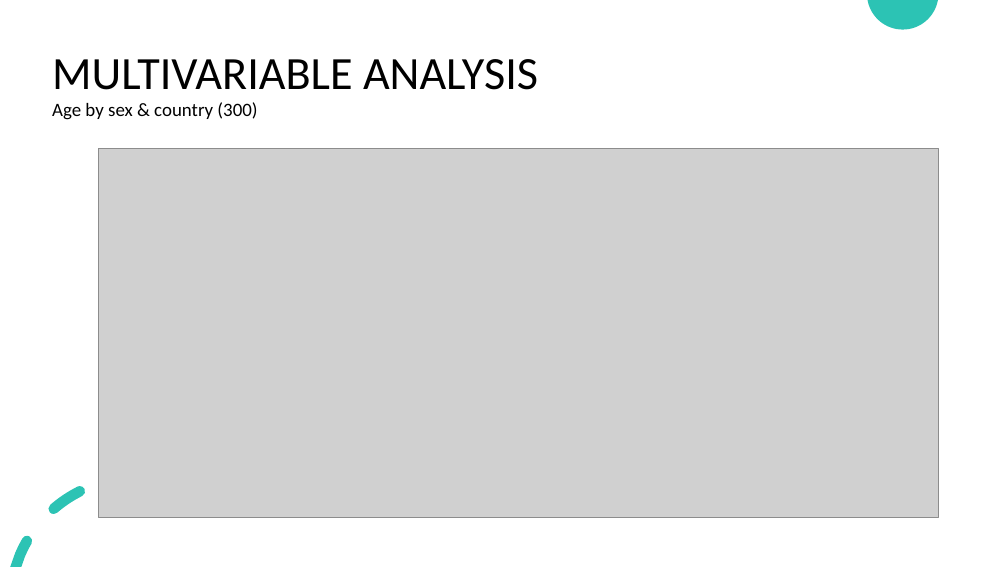
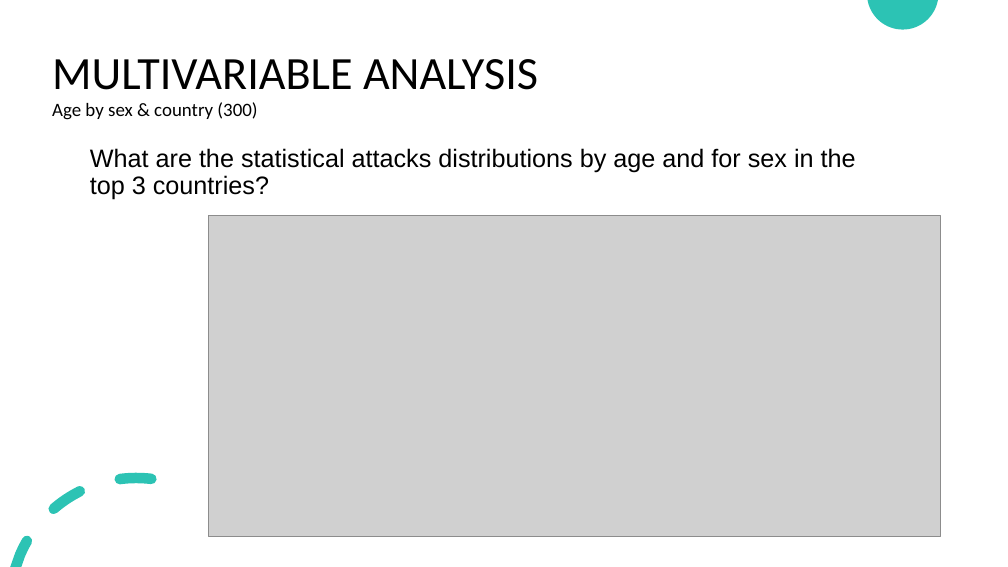
Before and after one commit to OSCGRA/shark_attack_report, a slide deck: slide 12 of Shark Attacks Report.pptx. Drawn at 1008x567 pixels with LibreOffice and Linux fonts; fonts in the diff are those of the drawing; grey boxes stand for pictures. Boxes give left, top, right and bottom in pixels: in the first picture for what was removed or moved away, otherwise in the second. Text is boxed around its words. In the diff, an @@ line names an element or a change of style, - is before the commit and + after.

```diff
--- a/Shark Attacks Report.pptx
+++ b/Shark Attacks Report.pptx
@@ text added at [90, 148, 856, 200], 24 pt, text #000000 @@
+  What are the statistical attacks distributions by age and for sex in the top 3 countries?
@@ picture: place and size @@
-picture at [98, 148, 938, 517]
+picture at [209, 216, 941, 537]
```
Also in this commit, not shown: 1 other slide changed, 1 other file.
